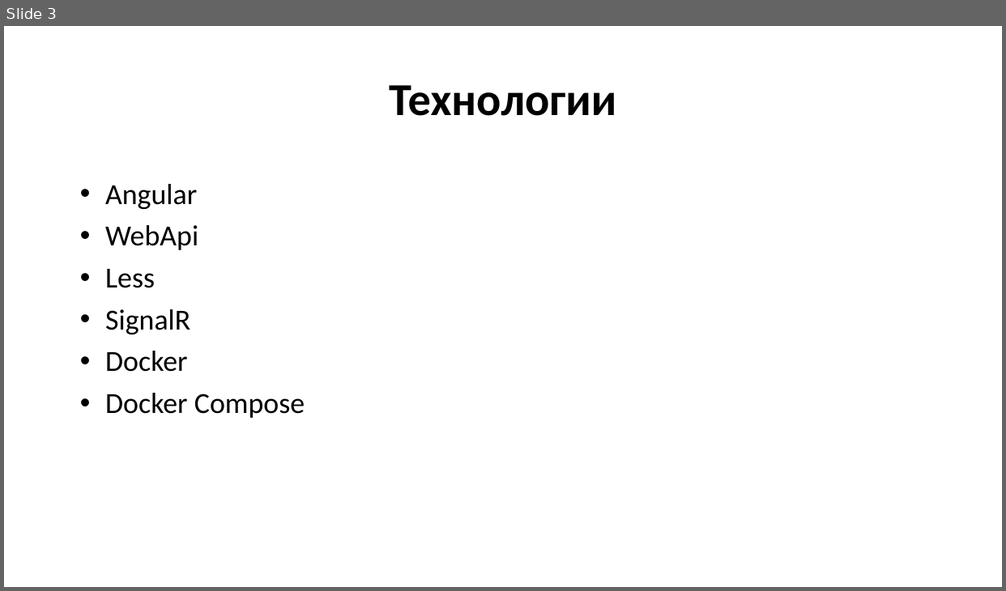
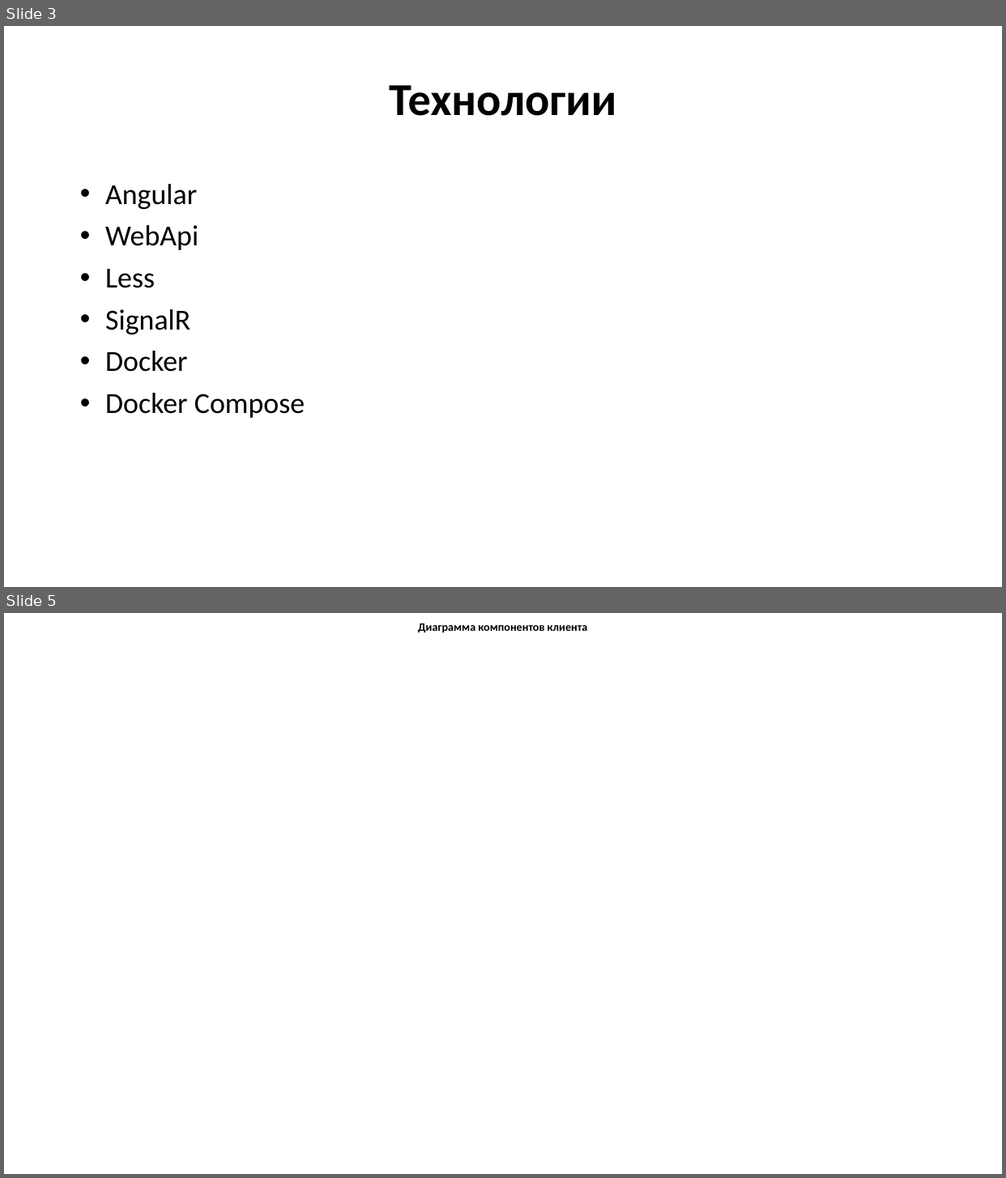
Before and after one commit to HelenMakarchuk/Infotecs.Tasks, a slide deck: Artifacts/Presentation.pptx. Shown one above the other, each under a label of ours: slide 3 before the commit, slides 3 and 5 after it; the slides between them are not shown. The pictures are 1006x591 and 1006x1178 pixels, drawn with LibreOffice and Linux fonts; fonts in the diff are those of the drawing; background and template pictures are left out. Boxes give left, top, right and bottom in pixels: in the first picture for what was removed or moved away, otherwise in the second. Text is boxed around its words. In the diff, an @@ line names an element or a change of style, - is before the commit and + after.

```diff
--- a/Artifacts/Presentation.pptx
+++ b/Artifacts/Presentation.pptx
@@ slide 5 added at <box>4,613,1002,1174</box>, background picture (left out) @@
@@ text added at <box>418,624,588,633</box>, 11 pt, text #000000, bold @@
+Диаграмма компонентов клиента
```
Also in this commit, not shown: 4 other slides added, 4 slides removed, 1 other file.
